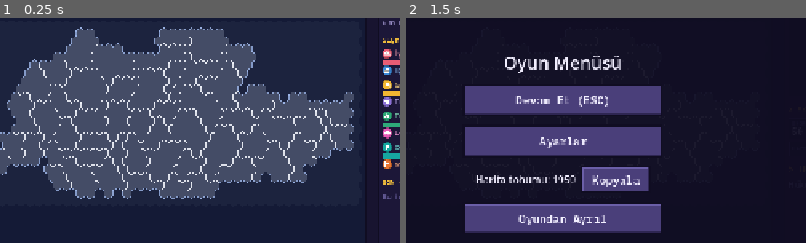
Above: before the commit, frames 1-2 (left to right).
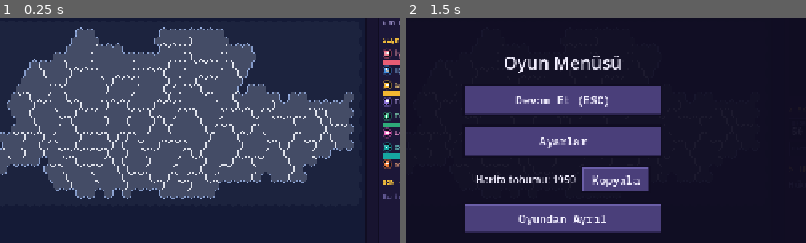
Above: after the commit, the same moments.

Repository: TriQue06/siyaset_oyunu_test_experimental
Game: Godot game, scene res://scenes/GameScreen.tscn
The game is run twice, just before and just after one commit, with the same random seed, the same clock (stepped at 60 frames per second) and the same inputs. This scene is started directly instead of the project's main scene. Sound files missing from this copy of the repository are replaced by a short silence.
Inputs:
- Up to frame 1 (0.25 s): no input
- Up to frame 2 (1.5 s): click "Menü" at 0.5 s; click "NORMAL" at 1.25 s
The pictures show only the part of the screen within x 30-80%, y 20-70%; the shares and areas given below are measured in that part.

The runs differ from the first frame. In frame 1, 0.6% of the frame differs, in the area x 95-98%, y 13-68%; in frame 2, nothing differs.

Commit message:
Sürüm 0.0.165: seçmen grubu madalyon simgeleri ve hap şeklinde harita grup düğmeleri
Co-Authored-By: Claude Opus 5.5 <noreply@anthropic.com>

Diff:
--- a/siyaset-oyunu/project.godot
+++ b/siyaset-oyunu/project.godot
@@ -11,7 +11,7 @@
 [application]
 
 config/name="Siyaset Oyunu"
-config/version="0.0.164"
+config/version="0.0.165"
 run/main_scene="res://scenes/Lobby.tscn"
 config/quit_on_go_back=false
 config/features=PackedStringArray("4.7", "Forward Plus")
--- a/siyaset-oyunu/scripts/game_screen.gd
+++ b/siyaset-oyunu/scripts/game_screen.gd
@@ -4186,14 +4186,27 @@
 	_group_picker.z_index = 6
 	add_child(_group_picker)
 	for group in VoterGroups.GROUP_IDS:
+		# Hap düğme: madalyon + (seçiliyse) grubun tam adı.
 		var pick := Button.new()
 		pick.focus_mode = Control.FOCUS_NONE
-		pick.custom_minimum_size = Vector2(30, 30)
+		pick.custom_minimum_size = Vector2(34, 34)
 		pick.tooltip_text = VoterGroups.title(group)
-		var icon := VoterGroupIcon.make(group, 22.0)
-		icon.position = Vector2(4, 4)
-		icon.size = Vector2(22, 22)
+		var icon := VoterGroupIcon.make(group, 28.0)
+		icon.position = Vector2(3, 3)
+		icon.size = Vector2(28, 28)
 		pick.add_child(icon)
+		var name_label := Label.new()
+		name_label.name = "Title"
+		name_label.text = VoterGroups.title(group)
+		name_label.add_theme_font_size_override("font_size", 12)
+		name_label.add_theme_color_override("font_color", Color.WHITE)
+		name_label.add_theme_color_override("font_outline_color", Color(0, 0, 0, 0.45))
+		name_label.add_theme_constant_override("outline_size", 3)
+		name_label.position = Vector2(36, 0)
+		name_label.size = Vector2(0, 34)
+		name_label.vertical_alignment = VERTICAL_ALIGNMENT_CENTER
+		name_label.mouse_filter = Control.MOUSE_FILTER_IGNORE
+		pick.add_child(name_label)
 		pick.set_meta("group", group)
 		pick.pressed.connect(func():
 			_map_group = group
@@ -4250,9 +4263,26 @@
 		for pick in _group_picker.get_children():
 			var group := String(pick.get_meta("group"))
 			var selected := group == _map_group
-			var tint := VoterGroups.color(group) if selected else UiTheme.PANEL
+			var color := VoterGroups.color(group)
+			var title: Label = pick.get_node("Title")
+			title.visible = selected
+			var width := 34.0
+			if selected:
+				width = 36.0 + title.get_theme_font("font").get_string_size(title.text, HORIZONTAL_ALIGNMENT_LEFT, -1, 12).x + 14.0
+			(pick as Button).custom_minimum_size = Vector2(width, 34)
+			(pick as Button).size = Vector2(width, 34)
 			for state in ["normal", "hover", "pressed", "focus"]:
-				(pick as Button).add_theme_stylebox_override(state, UiSkin.color_box(tint, UiSkin.BUTTON_TINT_NORMAL))
+				var pill := StyleBoxFlat.new()
+				pill.set_corner_radius_all(17)
+				pill.anti_aliasing = true
+				if selected:
+					pill.bg_color = color.darkened(0.1)
+					pill.border_color = color.lightened(0.25)
+				else:
+					pill.bg_color = Color("#222a38") if state != "hover" else Color("#2c3648")
+					pill.border_color = Color(color, 0.0 if state != "hover" else 0.6)
+				pill.set_border_width_all(1)
+				(pick as Button).add_theme_stylebox_override(state, pill)
 	_rebuild_layer_legend()
 
 ## Katmanın küçük açıklaması (renk anahtarı), butonların hemen üstünde.
@@ -4273,7 +4303,6 @@
 			swatches.append([null, "ilin yarısı"])
 		MapLayer.GROUPS:
 			var span := _group_layer_span()
-			swatches.append([null, VoterGroups.title(_map_group)])
 			swatches.append([null, "%%%d" % int(span.x)])
 			for i in 4:
 				swatches.append([MAP_BLANK_COLOR.lerp(_group_layer_color(), float(i) / 3.0), ""])
--- a/siyaset-oyunu/scripts/voter_group_icon.gd
+++ b/siyaset-oyunu/scripts/voter_group_icon.gd
@@ -32,9 +32,23 @@
 	if bare:
 		ink = VoterGroups.color(group)
 	else:
-		draw_circle(c, r, VoterGroups.color(group))
-		draw_arc(c, r - 0.5, 0.0, TAU, 32, Color(0, 0, 0, 0.35), 1.0, true)
-	draw_symbol(self, VoterGroups.icon(group), c, r * (0.62 if not bare else 0.9), ink)
+		r = draw_medallion(self, c, r, VoterGroups.color(group))
+	draw_symbol(self, VoterGroups.icon(group), c, r * (0.6 if not bare else 0.9), ink)
+
+## MADALYON: grubun renginde dolu daire, koyu kontur, dışta grubun renginde
+## yarı saydam hale (16 px ve üstünde) ve üstte hafif parlama. İç dairenin
+## yarıçapını döndürür (sembol buna göre ölçeklenir).
+static func draw_medallion(canvas: CanvasItem, c: Vector2, r: float, color: Color) -> float:
+	var body := r
+	if r * 2.0 >= 16.0:
+		var halo := maxf(1.5, r * 0.12)
+		canvas.draw_arc(c, r - halo * 0.5, 0.0, TAU, 40, Color(color, 0.45), halo, true)
+		body = r - halo - 1.0
+	canvas.draw_circle(c, body, Color("#0b0f16"))
+	var inner := body - maxf(1.0, body * 0.1)
+	canvas.draw_circle(c, inner, color)
+	canvas.draw_arc(c, inner * 0.82, PI * 1.15, PI * 1.85, 16, Color(1, 1, 1, 0.22), maxf(1.0, inner * 0.12), true)
+	return inner
 
 ## Sembolü başka bir CanvasItem'a da çizebilmek için (harita lejantı vb.).
 static func draw_symbol(canvas: CanvasItem, icon_name: String, c: Vector2, s: float, ink: Color) -> void:
Not shown, changed: siyaset-oyunu/export_presets.cfg
